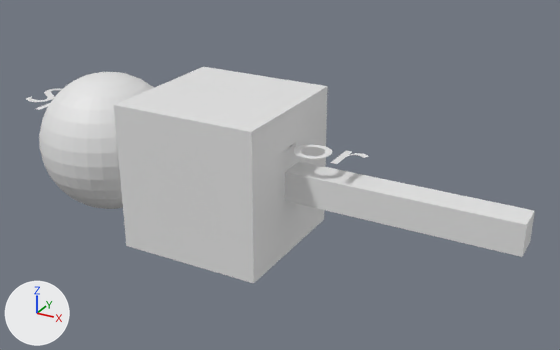
What one commit did to the glTF model workspace/creator_outputs/exports/interactable_placeholders.glb.
Camera for both pictures: a 50 mm camera at (5.28, -8.1, 4.1) aimed at (0.71, 0.19, -0.05). Arrows for +X, +Y and +Z are at lower left; the lights stay in place. The first picture is the older version. Where no turn or scale is listed for an object, it has been applied to the vertices. Vertices at exactly the same position are counted once.
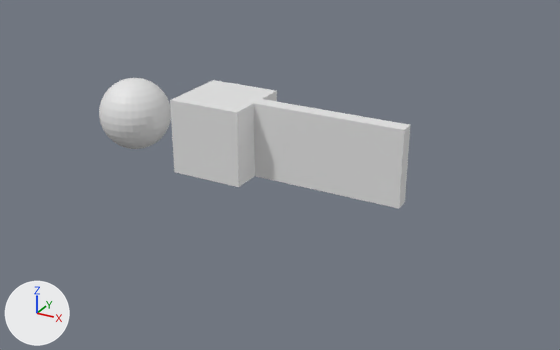
Where the newer file only moved an object's origin or applied its transform, the numbers keep the older frame.

Where the change shows, as pixel boxes (x1, y1, x2, y2) in the pictures (560 x 350 px):
'Cube', moved, rescaled (50% narrower, 50% shorter): before (114, 67, 328, 283); after (170, 80, 277, 187)
'Cube.001', moved, rescaled: before (285, 161, 535, 257); after (254, 99, 410, 208)
'Sphere', moved, rescaled: before (39, 72, 154, 209); after (99, 78, 171, 149)
'Text.002', reshaped, moved (not visible afterwards): before (26, 88, 62, 110)
part 3 of me_text_001, deleted: before (294, 144, 332, 159)
part 4 of me_text_001, reshaped: before (331, 151, 369, 164)
part 6 of me_text_002, deleted: before (26, 88, 62, 102)

What changed in the scene script:
```text
Change me_cube_001:
    used by ob_cube; location = (0.0, 0.0, 0.0)
    remove me_cube_001.from_pydata(...)  # 8 vertices, 12 faces; spans x -1.0..1.0, y -1.0..1.0, z -1.0..1.0
    add me_cube_001.from_pydata(...)  # 8 vertices, 12 faces; spans x -0.5..0.5, y -0.5..0.5, z -0.5..0.5
    me_cube_001 part 1: the whole mesh is scaled about its middle by 0.5
Change me_cube_002:
    used by ob_cube_001; location = (2.0, 0.0, 0.0)
    remove me_cube_002.from_pydata(...)  # 8 vertices, 12 faces; spans x -2.0..2.0, y -0.2..0.2, z -0.2..0.2
    add me_cube_002.from_pydata(...)  # 8 vertices, 12 faces; spans x -1.5..0.5, y -0.1..0.1, z 0.0..1.0
    me_cube_002 part 2: the whole mesh is scaled about its middle by (0.5, 0.5, 2.5), then moved by (-0.5, 0.0, 0.5)
Change me_sphere:
    used by ob_sphere; location = (-2.0, 0.0, 0.0)
    remove me_sphere.from_pydata(...)  # 482 vertices, 960 faces; spans x -1.0..1.0, y -1.0..1.0, z -1.0..1.0
    add me_sphere.from_pydata(...)  # 482 vertices, 960 faces; spans x -0.5..0.5, y -0.5..0.5, z -0.5..0.5
    me_sphere part 5: the whole mesh is scaled about its middle by 0.5
Change me_text_001:
    used by ob_text_001; location = (2.0, 0.0, 0.5)
    remove me_text_001.from_pydata(...)  # 301 vertices, 299 faces; spans x -2.17..0.0, y -0.31..0.38, z 0.0
    remove me_text_001.materials.append(mat_text_door_material)  # white #e7e7e7
    add me_text_001.from_pydata(...)  # 15370 vertices, 30712 faces; spans x -0.18..0.19, y -0.02..0.02, z -0.01..0.01
    me_text_001 part 3: the loose piece of 96 vertices spanning x -0.91..-0.43, y -0.31..0.16, z 0.0 is deleted
    me_text_001 part 4: 55 vertices removed from x -0.33..0.0, y -0.3..0.16, z 0.0; 15370 vertices added at x -0.18..0.19, y -0.02..0.02, z -0.01..0.01
    other edits to the shape of me_text_001 do not show in these pictures
Change me_text_002:
    used by ob_text_002; location = (-2.0, 0.0, 0.5)
    remove me_text_002.from_pydata(...)  # 510 vertices, 504 faces; spans x -1.37..1.37, y -0.53..0.39, z 0.0
    remove me_text_002.materials.append(mat_text_sphere_material)  # white #e7e7e7
    add me_text_002.from_pydata(...)  # 17878 vertices, 35720 faces; spans x -0.2..0.2, y -0.03..0.02, z -0.01..0.01
    me_text_002 part 6: the loose piece of 122 vertices spanning x -1.37..-0.98, y -0.31..0.39, z 0.0 is deleted
    other edits to the shape of me_text_002 do not show in these pictures
Change ob_cube:
    ob_cube.location: (0.0, 0.0, 0.0) -> (0.0, 0.0, 0.5)
Change ob_sphere:
    ob_sphere.location: (-2.0, 0.0, 0.0) -> (-1.5, 0.0, 0.5)
Change ob_text_002:
    ob_text_002.location: (-2.0, 0.0, 0.5) -> (-1.5, 0.0, 0.75)
```
